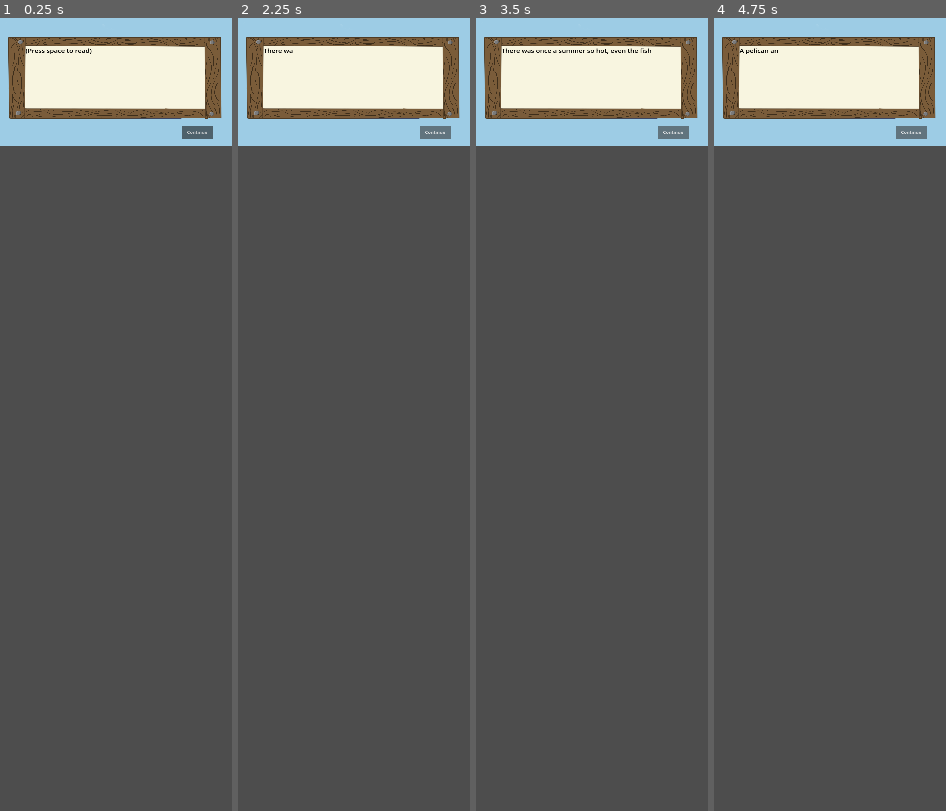
Above: before the commit, frames 1-4 (left to right).
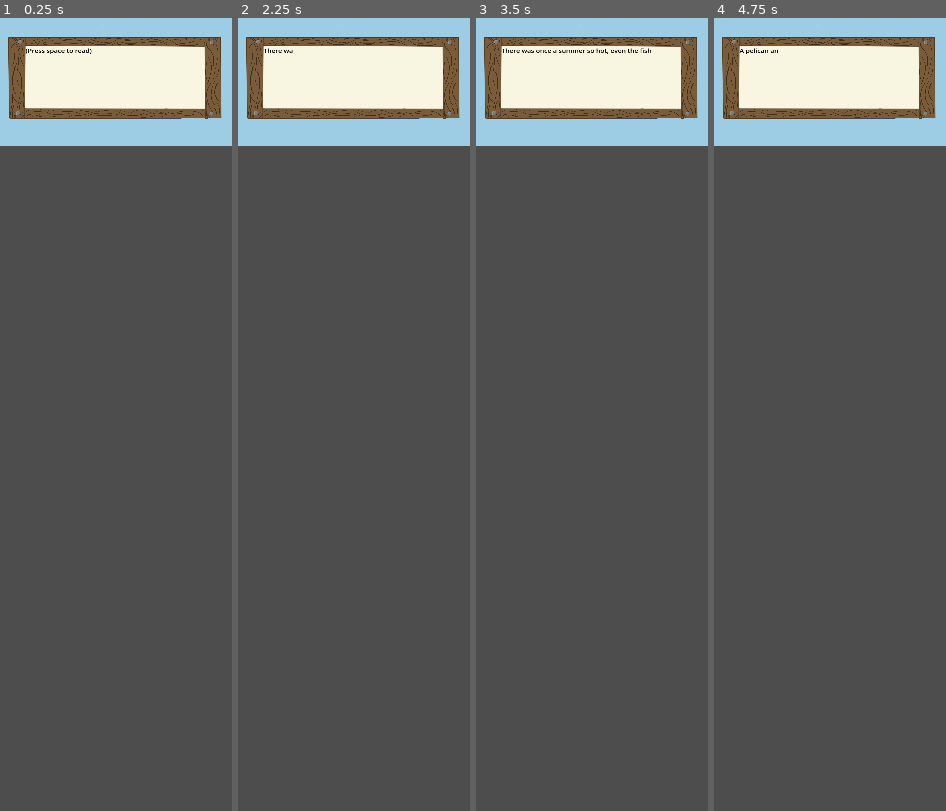
Above: after the commit, the same moments.

Repository: CISC204-S25/final-project-team-6
Game: Godot game, scene res://IntroStory.tscn
Two runs of this game, one before a commit and one after it. Both use one fixed random seed, a clock stepped at 60 frames per second and the inputs below. This scene is started directly instead of the project's main scene.
Inputs (mouse positions are in pixels of both pictures, inside the frame that each line leads up to):
- Up to frame 1 (0.25 s): no input
- Up to frame 2 (2.25 s): click (435, 129) at 0.5 s, where only the run before the commit has a clickable "Continue"; click (435, 129) at 1.25 s, where only the run before the commit has a clickable "Continue"; tap Space (Space) at 2, 2.1 s; hold D (BirdRight) from 2.03 s (still down)
- Up to frame 3 (3.5 s): keep holding D (BirdRight); tap W (BirdUp) at 2.27, 3.02 s; tap Space (Space) at 2.75, 3.05 s; tap E (BirdPickup) at 2.85 s
- Up to frame 4 (4.75 s): tap Enter at 3.5 s; release D (BirdRight) at 3.53 s; hold A (BirdLeft) 3.53-4.28 s; tap Space (Space) at 3.6, 4.25, 4.35 s; hold D (BirdRight) from 4.28 s (still down); tap W (BirdUp) at 4.52 s

The runs differ from the first frame. In frame 1, 0.2% of the frame differs, in the area x 78-92%, y 13-16%; in frame 2, 0.2%; in frame 3, 0.2%; in frame 4, 0.2%.

Commit message:
Is now able to change scenes

Diff:
--- a/final-project/IntroStory.tscn
+++ b/final-project/IntroStory.tscn
@@ -8,6 +8,7 @@
 scale = Vector2(0.332286, 0.27405)
 texture = ExtResource("1_j1j1x")
 script = ExtResource("2_xs5l8")
+ChangeScene = "res://TestScene.tscn"
 
 [node name="Sprite2D" type="Sprite2D" parent="."]
 
@@ -27,6 +28,7 @@
 autowrap_mode = 2
 
 [node name="Button" type="Button" parent="."]
+visible = false
 anchors_preset = -1
 anchor_left = 0.784
 anchor_top = 0.85
--- a/final-project/intro_story.gd
+++ b/final-project/intro_story.gd
@@ -2,6 +2,7 @@
 var Dialogue
 var currentString = 0
 @export var isTyping = false
+@export var ChangeScene:String
 # Called when the node enters the scene tree for the first time.
 func _ready() -> void:
 	Dialogue = ["(Press space to read)",
@@ -21,6 +22,7 @@
 
 		if currentString >= Dialogue.size():
 			currentString= 0
+			$Button.show()
 		type_letters()
 
 
@@ -35,4 +37,4 @@
 
 
 func _on_button_pressed() -> void:
-	pass
+	get_tree().change_scene_to_file(ChangeScene)
